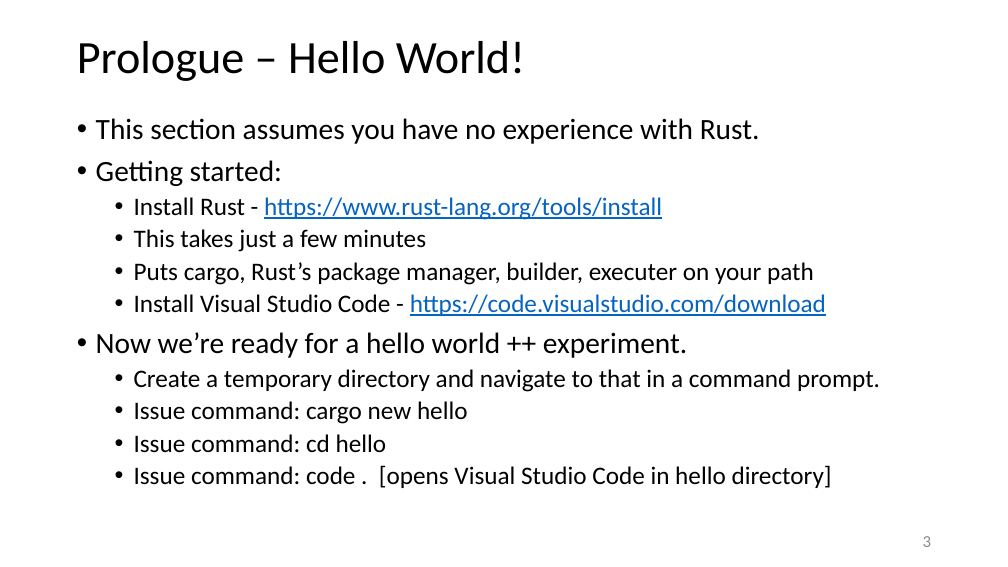
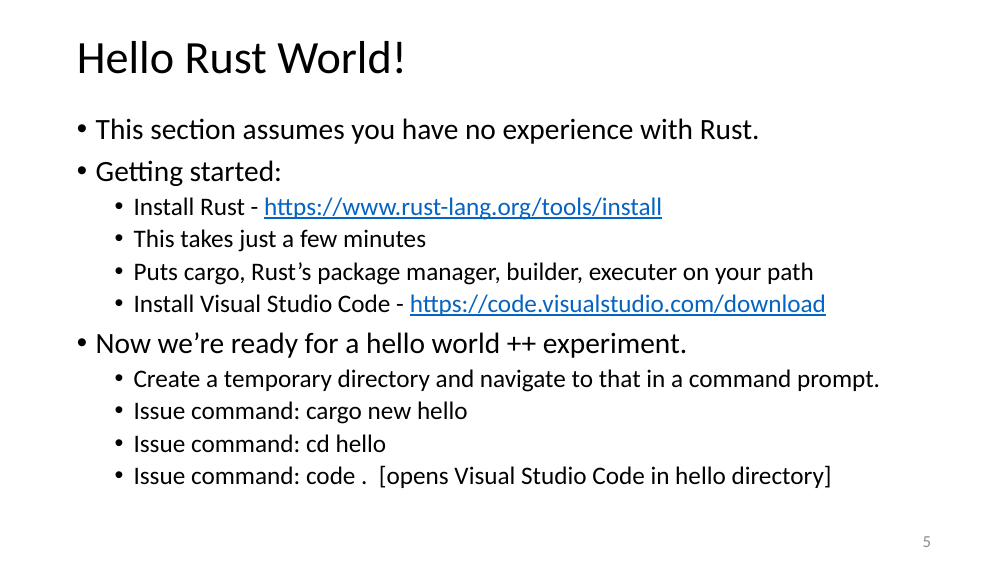
Before and after one commit to JimFawcett/JimFawcett.github.io, a slide deck: slide 5 of Resources/RustModels.pptx (slide 3 before the commit). Drawn at 1008x567 pixels with LibreOffice and Linux fonts; fonts in the diff are those of the drawing. Boxes give left, top, right and bottom in pixels: in the first picture for what was removed or moved away, otherwise in the second. Text is boxed around its words. In the diff, an @@ line names an element or a change of style, - is before the commit and + after.

```diff
--- a/Resources/RustModels.pptx
+++ b/Resources/RustModels.pptx
@@ title at (77, 41, 406, 74): text changed @@
-Prologue – Hello World!
+Hello Rust World!
@@ page number at (923, 536, 931, 547): text changed @@
-3
+5
```
Also in this commit, not shown: 19 other slides changed, 7 slides added.
